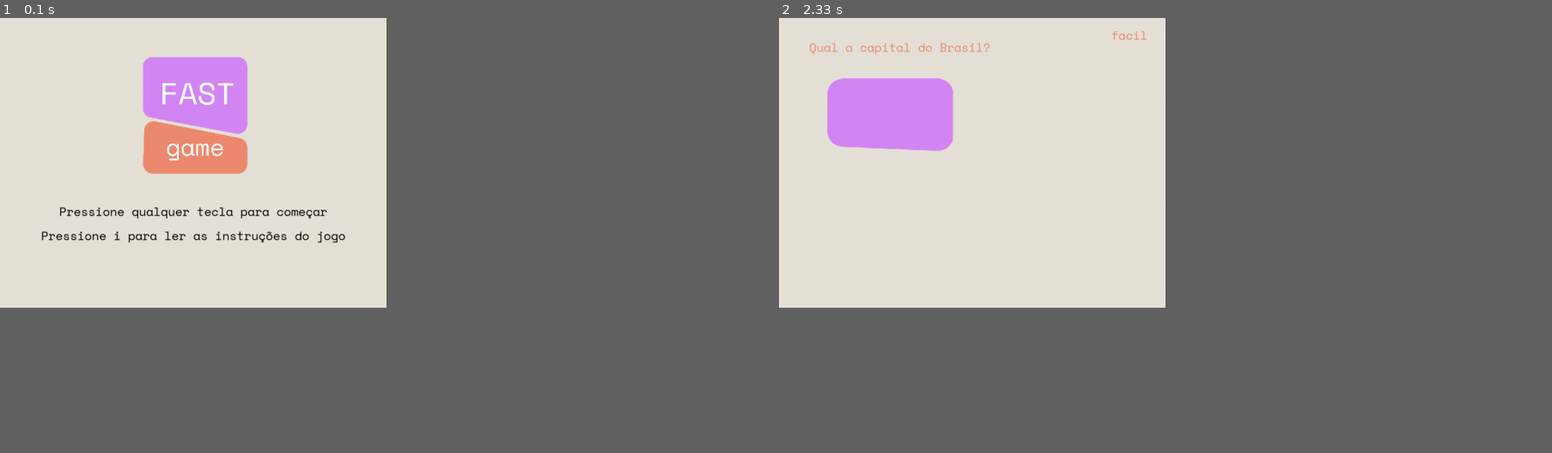
Above: before the commit, frames 1-2 (left to right).
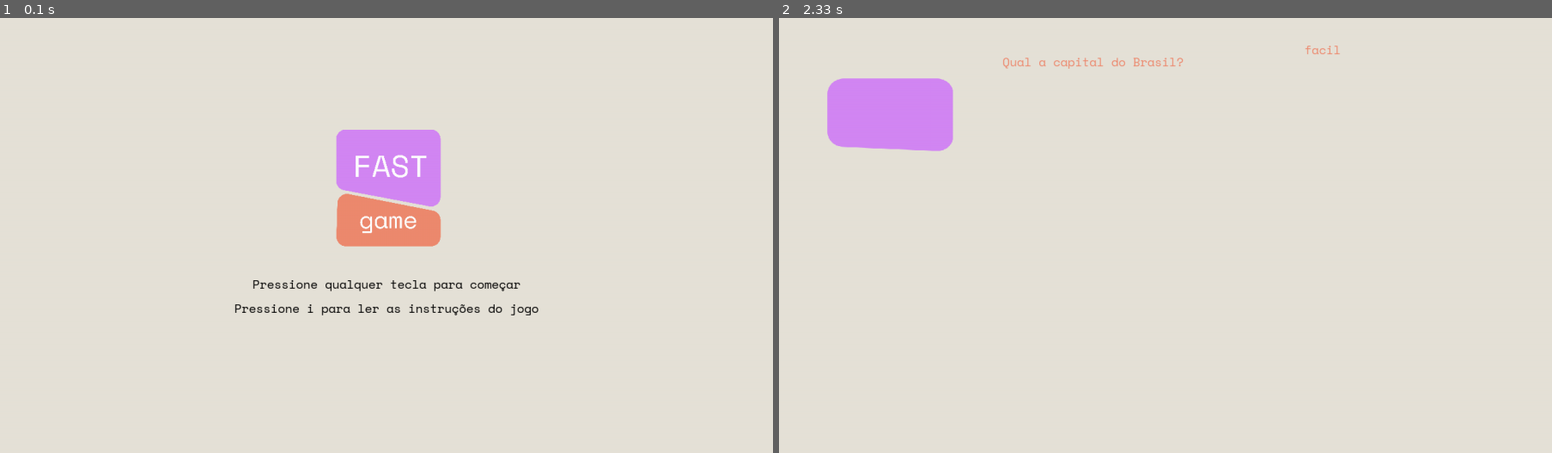
Above: after the commit, the same moments.

Repository: insper-classroom/devlife-23-1-projeto-pygame-jonas-pelegrina-gabriel-mendes
Game: pygame game, started from jogo.py
Two runs of this game, one before a commit and one after it. Both use one fixed random seed, a clock stepped at 60 frames per second and the inputs below.
Inputs:
- Up to frame 1 (0.1 s): no input
- Up to frame 2 (2.33 s): tap Enter at 0.33 s; tap I at 0.67 s; tap Space at 2 s
In our replay, the window is 450x337 before the commit and 900x506 after it. These sizes can differ from the game's own. Grey fills any space a smaller window leaves; there, only what the larger window draws over its background counts as a difference.

The runs differ from the first frame. In frame 1, 8.2% of the frame differs, in the area x 5-70%, y 8-69%; in frame 2, 0.4%.

Commit message:
Jogo atualizado.

Diff:
--- a/config.py
+++ b/config.py
@@ -1,6 +1,6 @@
 # Dados gerais do jogo.
-WIDTH = 640 # Largura da tela
-HEIGHT = 480 # Altura da tela
+WIDTH = 1280 # Largura da tela
+HEIGHT = 720 # Altura da tela
 FPS = 60 # Frames por segundo
 
 # Variáveis
